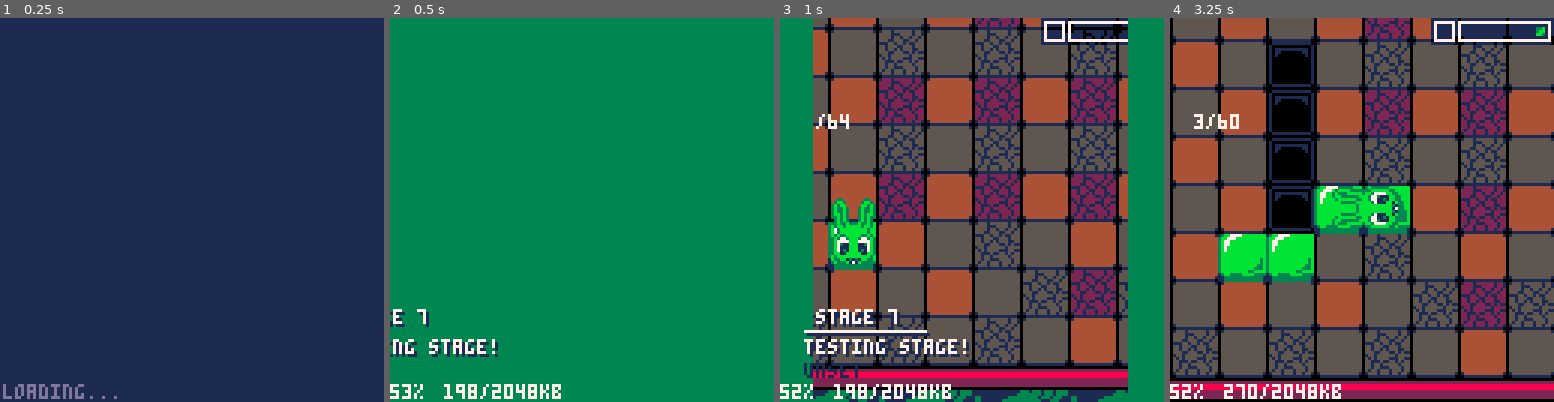
Above: before the commit, frames 1-4 (left to right).
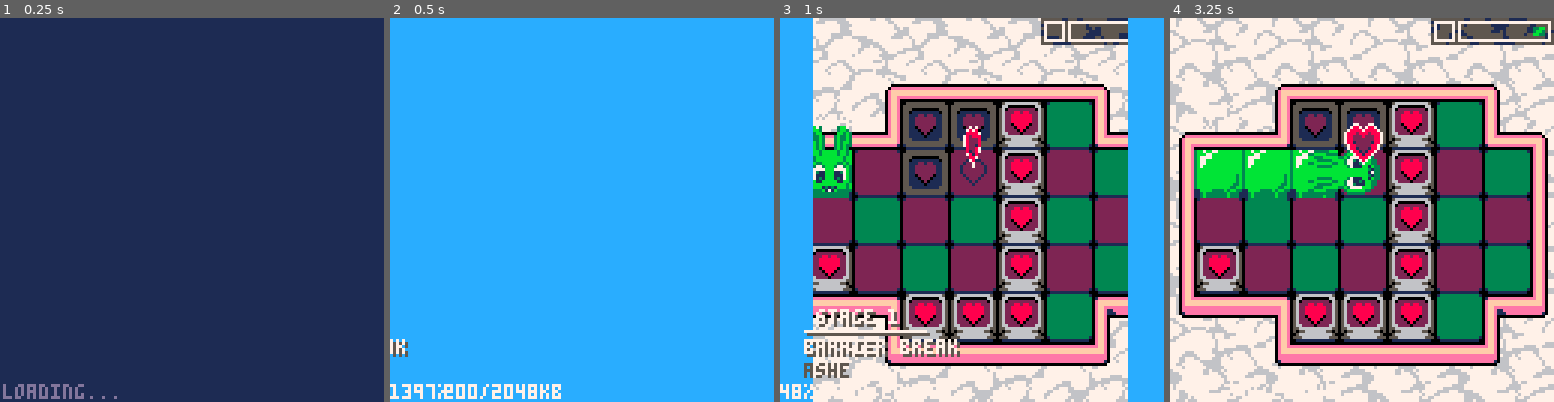
Above: after the commit, the same moments.

Repository: CyanSorcery/blobun_mini
Game: PICO-8 cartridge blobun_mini.p8
Same seed, same stepped clock (60 frames per second), same inputs: the game is played once before the commit and once after it.
Inputs:
- Up to frame 1 (0.25 s): no input
- Up to frame 2 (0.5 s): tap X (X key) at 0.33 s
- Up to frame 3 (1 s): tap O (Z key) at 0.7 s
- Up to frame 4 (3.25 s): tap X (X key) at 1.07, 1.85, 2.97 s; hold Right 1.6-2.1 s; tap O (Z key) every 0.4 s from 1.7 to 2.9 s; hold Up 2.15-2.42 s; hold Right 2.47-3.03 s; hold Left from 3.08 s (still down)

Frame 1 is identical in both runs. In frame 2, 99% of the frame differs, in the area x 0-100%, y 0-100%; in frame 3, 93%; in frame 4, 95%.

Commit message:
fix various bugs, start work on new islander song

Diff:
--- a/blobun_mini.p8
+++ b/blobun_mini.p8
@@ -39,8 +39,9 @@
  g_time, -- how long the game has been running
  g_intro_anim, -- used for stage transitions
  g_outro_anim, -- used for stage transitions
- g_menu -- all menus that are currently active
- =0,0,0,0,0,true,time(),0,1,{}
+ g_menu, -- all menus that are currently active
+ g_prev_was_gameplay -- previous screen was the main game mode
+ =0,0,0,0,0,true,time(),0,1,{},false
 
  --[[
   g_func_update update function for the current game mode
@@ -63,7 +64,7 @@
  -- tmp
  --unpack_intro()
  --unpack_title()
- unpack_stage(1, 7)
+ unpack_stage(2, 1)
  --unpack_stage_select()
  --unpack_credits()
 
@@ -92,9 +93,9 @@
 
  g_func_update()
 
+ g_p_intro_cd = max(g_p_intro_cd - 1)
  -- allow to skip stage intro
  if (btnp() & 0x30 > 0 and g_p_intro_cd > 45) g_p_intro_cd = 45
- g_p_intro_cd = max(g_p_intro_cd - 1)
  -- do intro animation?
  if (g_p_intro_cd <= 45) g_intro_anim = min(g_intro_anim + .1, 1)
 
@@ -171,8 +172,8 @@
 function set_game_mode(_mode, _world_target, _level_target, _skip_l_intro)
  g_game_mode_target, g_puzz_world_target, g_puzz_level_target, g_p_skip_intro, g_p_intro_cd = _mode, _world_target, _level_target, _skip_l_intro, 0
  menus_remove()
- -- stop music
- music(-1)
+ -- fade out the music if we're going to a non-gameplay screen
+ if (g_game_mode_target != 2) music(-1, 500) g_prev_was_gameplay = false
 end
 
 function finalize_game_mode(_func_update, _func_draw)
@@ -268,9 +269,9 @@
  ={},false,false,false,false,0,true,false,0,false,g_p_skip_intro==true and 0 or 90,0,false,{},{},{{},{}},1,g_p_sst.s_tiles
 
 
- -- decompress sprites (if needed)
+ -- decompress sprites and music (if needed)
  decompress_sprites(2)
- -- if the tile at this position isn't right, decompress map
+ decompress_music(_world)
 
  if (_need_sprites_update) then
   -- get ready to recolor the puzzle
--- /dev/null
+++ b/res/m_islander3.p8
@@ -0,0 +1,26 @@
+pico-8 cartridge // http://www.pico-8.com
+version 42
+…(24 lines of a section not shown)…
--- a/scripts/s_gameplay.lua
+++ b/scripts/s_gameplay.lua
@@ -6,6 +6,9 @@
 
  g_stage_bg_anim += .015
  g_stage_bg_anim %= 1
+
+ -- when this is *exactly* 45, start the music
+ if (g_p_intro_cd == 45 and g_prev_was_gameplay == false) music(0, 0, 7) g_prev_was_gameplay = true
 
  -- show pause menu?
  if g_p_intro_cd <= 45 and _is_go then
Not shown, changed: 24 lines of the sprite sheet (__gfx__) section of res/m_islander3.p8
Not shown, changed: the music (__music__) section of res/m_islander3.p8
Not shown, changed: the sound effects (__sfx__) section of res/m_islander3.p8
Not shown, changed: the sound effects (__sfx__) section of res/m_marmalade.p8
